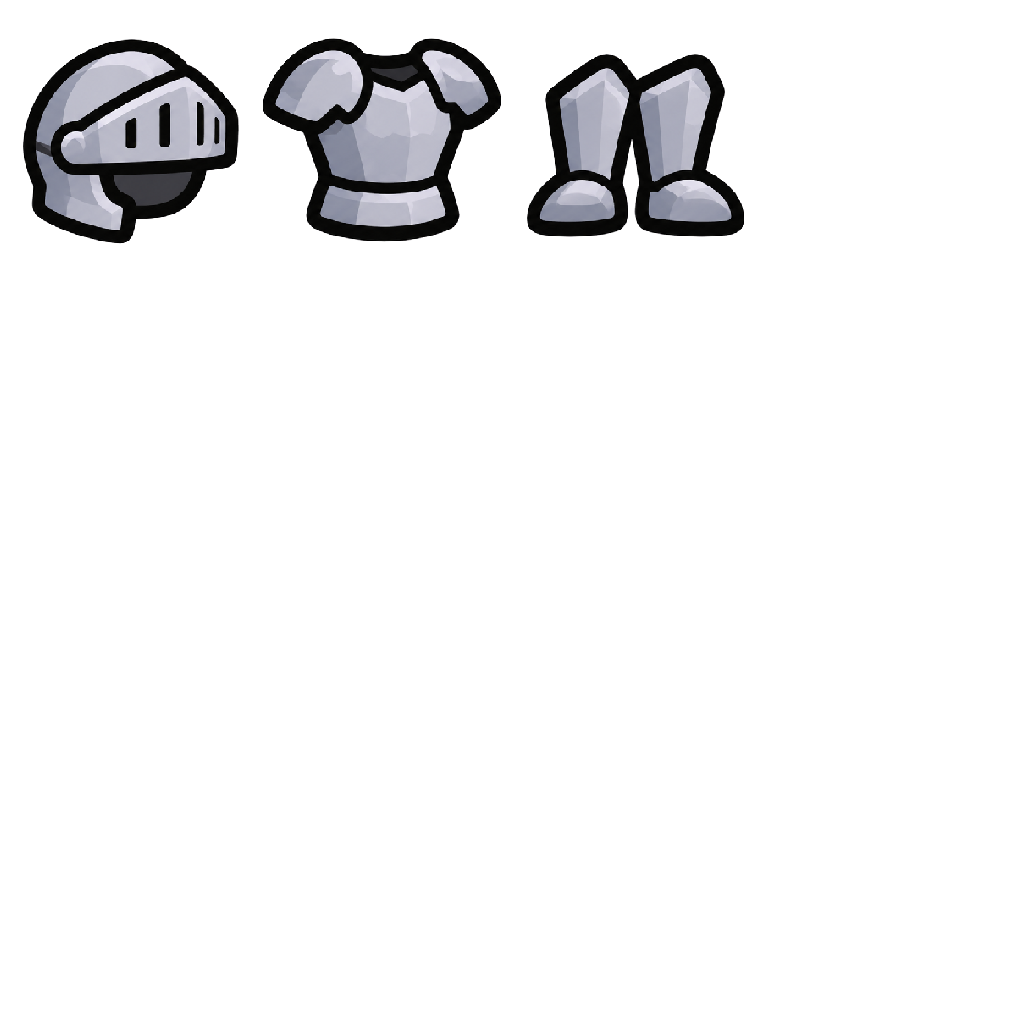
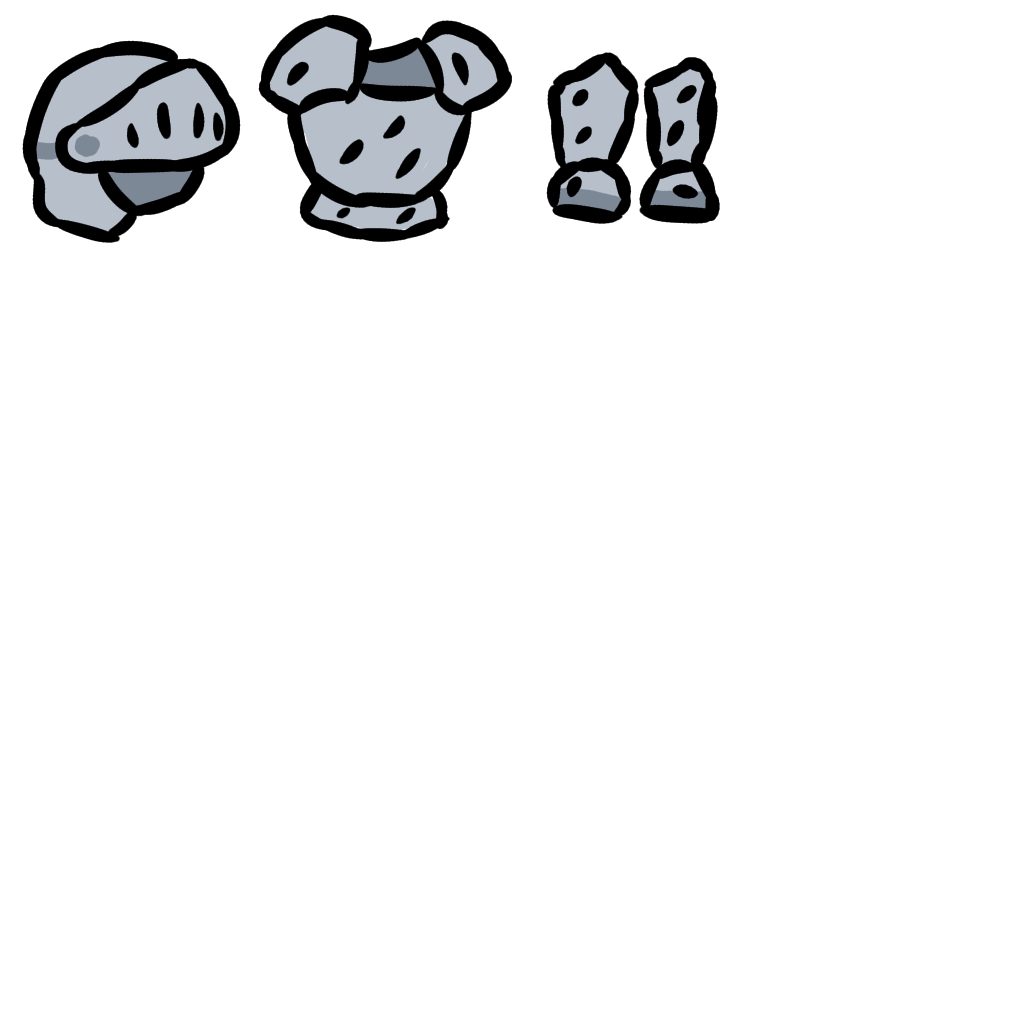
Comparing the layer stacks of the two 1024x1024 images. Changes:
renamed "Paint Layer 1 (pasted)" to "ref", hid it over 22, 14, 744, 244
added group "Iron Boots" with 4 layers above "Iron Chestplate" over 527, 52, 744, 237
added layer "Outline" (1st of 3, in "Iron Boots") in group "Iron Boots" over 527, 52, 744, 237
added layer "Shading" (1st of 2, in "Iron Boots") in group "Iron Boots" over 527, 128, 744, 237
added layer "Color" (1st of 3, in "Iron Boots") in group "Iron Boots" over 527, 52, 744, 237
added group "Iron Chestplate" with 3 layers above "Iron Helmet" over 258, 14, 576, 242
added layer "Outline" (2nd of 3, in "Iron Chestplate") in group "Iron Chestplate" over 258, 14, 576, 242
added layer "Color" (2nd of 3, in "Iron Chestplate") in group "Iron Chestplate" over 258, 14, 512, 242
added group "Iron Helmet" with 4 layers above "Bg" over 22, 14, 744, 244
added layer "Outline" (3rd of 3, in "Iron Helmet") in group "Iron Helmet" over 22, 14, 744, 244
added layer "Color" (3rd of 3, in "Iron Helmet") in group "Iron Helmet" over 22, 14, 744, 244
